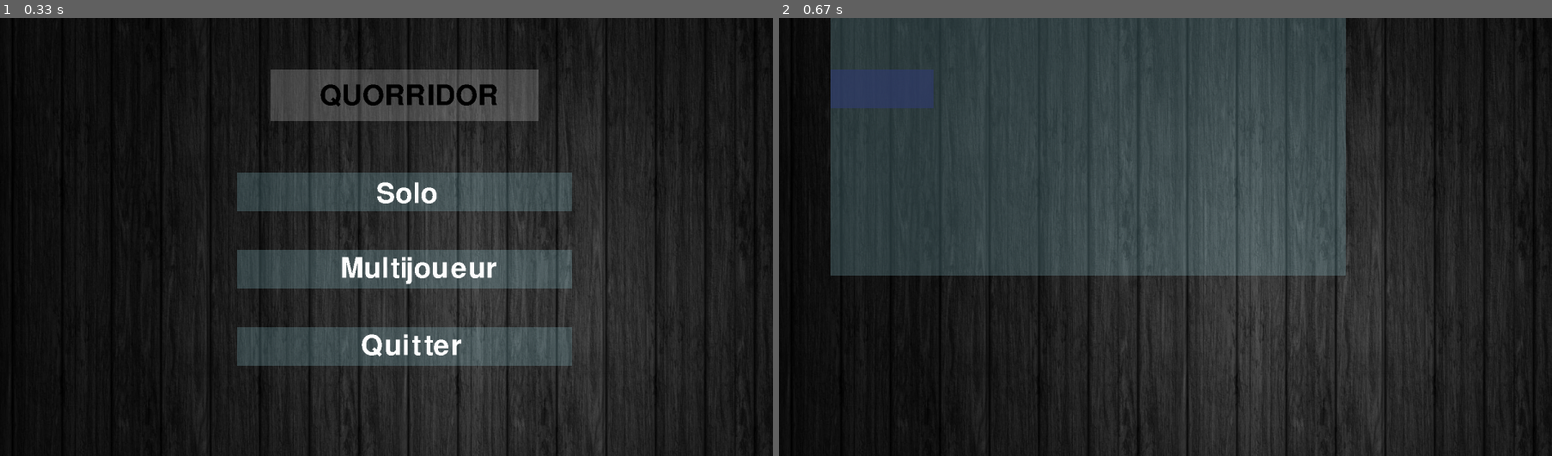
Above: before the commit, frames 1-2 (left to right).
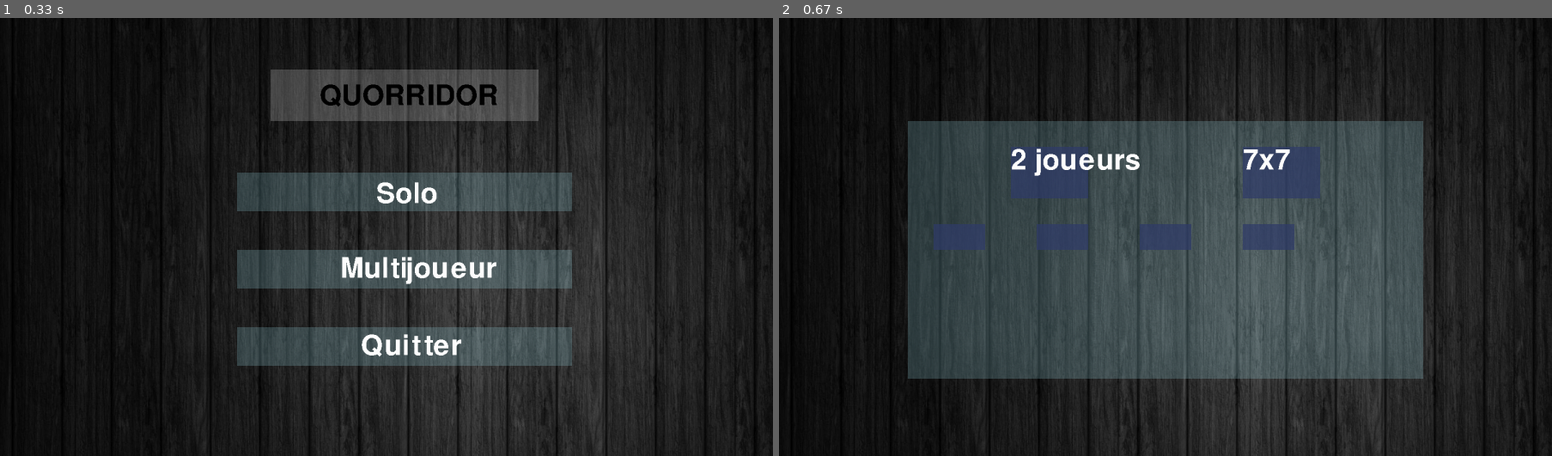
Above: after the commit, the same moments.

Repository: StaZyXx/ProjetFin1erAnnee
Game: pygame game, started from view_rework.py
Same seed, same stepped clock (60 frames per second), same inputs: the game is played once before the commit and once after it.
Inputs (mouse positions are in pixels of both pictures, inside the frame that each line leads up to):
- Up to frame 1 (0.33 s): no input
- Up to frame 2 (0.67 s): click (1173, 184) at 0.38 s

Frame 1 is identical in both runs. In frame 2, 40% of the frame differs, in the area x 6-84%, y 0-83%.

Commit message:
change computer

Diff:
--- a/view_rework.py
+++ b/view_rework.py
@@ -11,13 +11,13 @@
         self.__BLACK = (0, 0, 0)
         self.__BLUE = (171, 242, 255, 50)
         self.__DARK_BLUE = (57, 73, 116, 200)
+        self.__GREEN = (0, 255, 0)
 
         self.home_page()
 
         self.__button1 = 1
         # Boucle du jeu
         while self.__running:
-            print(self.__button1)
             for event in pygame.event.get():  # récupérer un event
                 if event.type == pygame.QUIT:  # Si l'event est du type fermer la fenetre
                     self.__running = False
@@ -25,9 +25,9 @@
                 if event.type == pygame.MOUSEBUTTONDOWN:
                     self.__cursor_pos = pygame.mouse.get_pos()
                     if self.__get_solo.collidepoint(self.__cursor_pos):
-                        if self.__button1 == 1:
-                            print("solo")
+                        print("solo")
                         self.__running = False
+                        self.__mode = "solo"
                     elif self.__get_multiplayer.collidepoint(self.__cursor_pos):
                         if self.__button1 == 1:
                             print("multiplayer")
@@ -35,10 +35,16 @@
                         if self.__button1 == 1:
                             print("leave")
 
-        self.__button1 = 0
-        print(self.__button1)
+        if self.__mode == "solo":
+            self.boucle_param_solo()
 
-        self.page2()
+
+
+    def boucle_param_solo(self):
+        self.couleur_2players, self.couleur_4players = self.__DARK_BLUE, self.__DARK_BLUE
+        self.__color_5x5,self.__color_7x7,self.__color_9x9,self.__color_11x11 = self.__DARK_BLUE, self.__DARK_BLUE,self.__DARK_BLUE, self.__DARK_BLUE
+        self.nbr_joueur = None
+        self.param_solo()
         self.__running = True
         while self.__running:
             for event in pygame.event.get():  # récupérer un event
@@ -47,10 +53,23 @@
                     pygame.quit()
                 if event.type == pygame.MOUSEBUTTONDOWN:
                     self.__cursor_pos = pygame.mouse.get_pos()
-                    if self.__get_multiplayer.collidepoint(self.__cursor_pos):
-                        print("multiplayer")
-                    elif self.__get_leave.collidepoint(self.__cursor_pos):
-                        print("leave")
+                    #choix nombre de joueur
+                    if self.__get_nbr_player2.collidepoint(self.__cursor_pos):
+                        self.couleur_2players = self.__GREEN
+                        self.couleur_4players = self.__DARK_BLUE
+                        self.nbr_joueur = 2
+                        print(self.nbr_joueur)
+                        self.param_solo()
+                    elif self.__get_nbr_player4.collidepoint(self.__cursor_pos):
+                        self.couleur_4players = self.__GREEN
+                        self.couleur_2players = self.__DARK_BLUE
+                        self.nbr_joueur = 4
+                        print(self.nbr_joueur)
+                        self.param_solo()
+
+
+
+
 
 
     def home_page(self):
@@ -90,21 +109,50 @@
 
         pygame.display.flip()  # Mettre a jour l'affichage
 
-    def page2(self):
+    def param_solo(self):
+        self.nbr_joueur = 2
         pygame.init()
 
         self.__size = (1500, 850)
         self.__blue_image = pygame.Surface(self.__size, pygame.SRCALPHA)
 
+        #carré pricipale
+        pygame.draw.rect(self.__blue_image, self.__BLUE, (250, 200, 1000, 500))
 
-        pygame.draw.rect(self.__blue_image, self.__BLUE, (100, 0, 1000, 500))
+        #choix nombre de joueur
+        pygame.draw.rect(self.__blue_image, self.couleur_2players, (450,250, 150, 100))
+        pygame.draw.rect(self.__blue_image, self.couleur_4players, (900, 250, 150, 100))
 
-        pygame.draw.rect(self.__blue_image, self.__DARK_BLUE, (100, 100, 200, 75))
+        self.__nbr_player2 = self.__font.render('2 joueurs', False, (self.__WHITE))
+        self.__get__nbr_player2 = self.__nbr_player2.get_rect()
+        self.__get__nbr_player2.topleft = (450, 250)
+
+        self.__nbr_player4 = self.__font.render('4 joueurs', False, (self.__WHITE))
+        self.__get__nbr_player4 = self.__nbr_player4.get_rect()
+        self.__get__nbr_player4.topleft = (900, 250)
+
+        #choix taille tableau
+
+        pygame.draw.rect(self.__blue_image, self.__color_5x5, (300, 400, 100, 50))
+        pygame.draw.rect(self.__blue_image, self.__color_7x7, (500, 400, 100, 50))
+        pygame.draw.rect(self.__blue_image, self.__color_9x9, (700,400, 100, 50))
+        pygame.draw.rect(self.__blue_image, self.__color_11x11, (900, 400, 100, 50))
+
+        self.__size_5x5 = self.__font.render('5x5', False, (self.__WHITE))
+        self.__get_size_5x5 = self.__multiplayer.get_rect()
+        self.__get_size_5x5.topleft = (450, 250)
+
+        self.__nbr_player4 = self.__font.render('7x7', False, (self.__WHITE))
+        self.__get__nbr_player4 = self.__multiplayer.get_rect()
+        self.__get__nbr_player4.topleft = (900, 250)
 
 
 
+        #ordre d'affichage
         self.__screen.blit(self.__background, (0, 0))
         self.__screen.blit(self.__blue_image, (0, 0))
+        self.__screen.blit(self.__nbr_player2, (450, 250))
+        self.__screen.blit(self.__nbr_player4, (900, 250))
 
 
 
